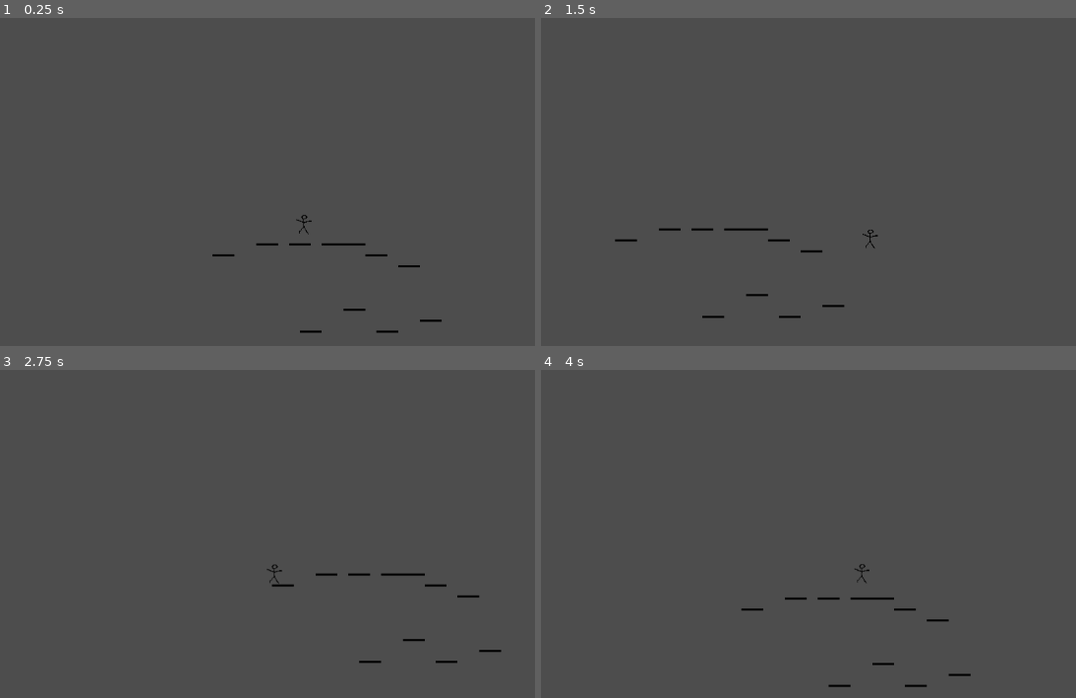
Above: before the commit, frames 1-4 (two rows, left to right).
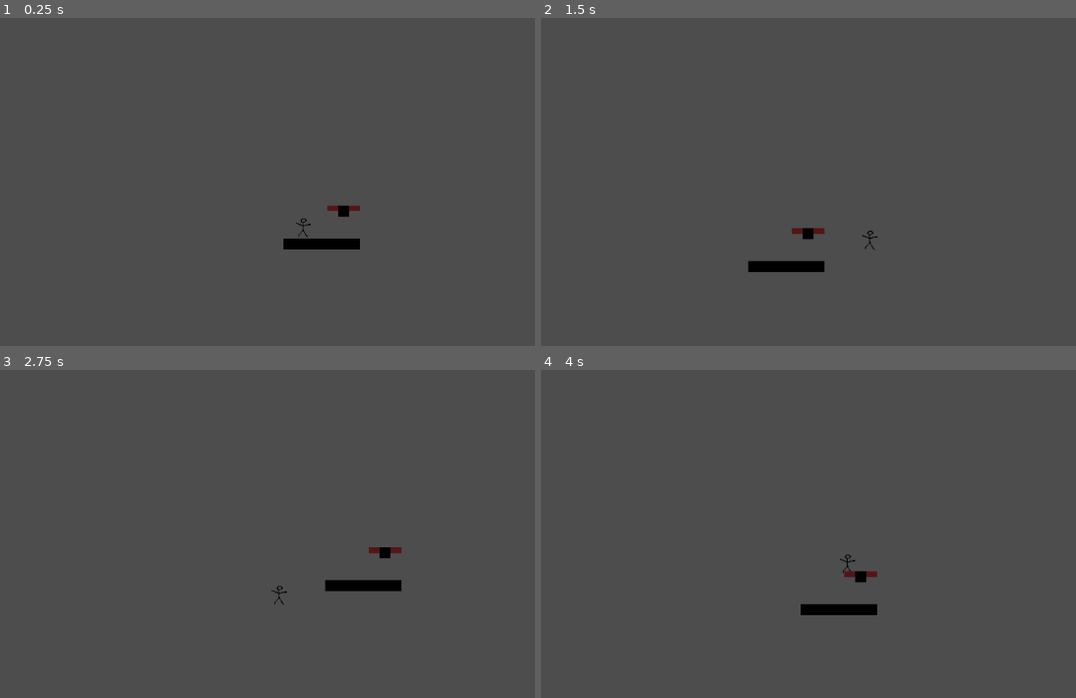
Above: after the commit, the same moments.

Repository: Slex736/CupHead-Fake-
Game: Godot game, scene res://Scenes/root.tscn
The game is run twice, just before and just after one commit, with the same random seed, the same clock (stepped at 60 frames per second) and the same inputs.
Inputs:
- Up to frame 1 (0.25 s): no input
- Up to frame 2 (1.5 s): hold D (Right) from 0.53 s (still down); tap Space (Jump) at 0.77 s
- Up to frame 3 (2.75 s): tap Space (Jump) at 1.52 s; release D (Right) at 2.03 s; hold A (Left) from 2.03 s (still down)
- Up to frame 4 (4 s): release A (Left) at 2.78 s; hold D (Right) from 2.78 s (still down); tap Space (Jump) at 3.02, 3.77 s

The runs differ from the first frame. In frame 1, 0.8% of the frame differs, in the area x 39-83%, y 57-97%; in frame 2, 1.0%; in frame 3, 1.1%, in the area x 49-94%, y 54-90%; in frame 4, 1.0%.

Commit message:
added some shi

Diff:
--- a/Scenes/root.tscn
+++ b/Scenes/root.tscn
@@ -2,15 +2,15 @@
 
 [ext_resource type="PackedScene" uid="uid://ehiesa0le1xy" path="res://Scenes/player.tscn" id="1_8pvmw"]
 [ext_resource type="PackedScene" uid="uid://b7k3ntj5a75gk" path="res://Scenes/death_zone.tscn" id="3_c3mwy"]
-[ext_resource type="Texture2D" uid="uid://bk130a0pcmn2o" path="res://Assets/Floor.png" id="3_vnucn"]
+[ext_resource type="Texture2D" uid="uid://dn2gabh72du3y" path="res://Assets/spritesheet.png" id="3_vnucn"]
 
 [sub_resource type="TileSetAtlasSource" id="TileSetAtlasSource_c3mwy"]
 texture = ExtResource("3_vnucn")
-texture_region_size = Vector2i(32, 32)
+0:0/0 = 0
+0:0/0/physics_layer_0/polygon_0/points = PackedVector2Array(-8, -8, 8, -8, 8, 8, 0, 8, -8, 8)
 0:1/0 = 0
-1:1/0 = 0
-0:0/0 = 0
-0:0/0/physics_layer_0/polygon_0/points = PackedVector2Array(-13.939052, 8.183573, 14.118911, 7.8238544, 13.759192, 11.241171, -14.118911, 10.881453)
+0:1/0/physics_layer_0/polygon_0/points = PackedVector2Array(-8, -8, 8, -8, 8, 0, 0, 0, -8, 0)
+0:1/0/physics_layer_0/polygon_0/one_way = true
 
 [sub_resource type="TileSet" id="TileSet_4g5cr"]
 physics_layer_0/collision_layer = 1
@@ -19,20 +19,20 @@
 [node name="Root" type="Node2D"]
 
 [node name="Player" parent="." instance=ExtResource("1_8pvmw")]
-position = Vector2(-2, -40)
+position = Vector2(-3, -17)
 
 [node name="View" type="Camera2D" parent="Player"]
-position = Vector2(2, 40)
+position = Vector2(3, 17)
 position_smoothing_enabled = true
+
+[node name="Death zone" parent="." instance=ExtResource("3_c3mwy")]
+position = Vector2(-1, 505)
 
 [node name="TileMap" type="TileMap" parent="."]
 tile_set = SubResource("TileSet_4g5cr")
 format = 2
 
-[node name="Layer1" type="TileMapLayer" parent="TileMap"]
+[node name="FrontGround" type="TileMapLayer" parent="TileMap"]
 use_parent_material = true
-tile_map_data = PackedByteArray("AAACAAAAAAAAAAAAAAAEAAAAAAAAAAAAAAAGAAEAAAAAAAAAAAAJAAIAAAAAAAAAAAALAAcAAAAAAAAAAAAHAAgAAAAAAAAAAAAEAAYAAAAAAAAAAAAAAAgAAAAAAAAAAAD8/wAAAAAAAAAAAAD4/wEAAAAAAAAAAAD//wAAAAAAAAAAAAA=")
+tile_map_data = PackedByteArray("AAD+/wAAAAAAAAAAAAD//wAAAAAAAAAAAAAAAAAAAAAAAAAAAAABAAAAAAAAAAAAAAACAAAAAAAAAAAAAAADAAAAAAAAAAAAAAAEAAAAAAAAAAAAAAAEAP3/AAAAAAEAAAADAP3/AAAAAAAAAAACAP3/AAAAAAEAAAA=")
 tile_set = SubResource("TileSet_4g5cr")
-
-[node name="Death zone" parent="." instance=ExtResource("3_c3mwy")]
-position = Vector2(-1, 505)
--- a/Scripts/death_zone.gd
+++ b/Scripts/death_zone.gd
@@ -1,5 +1,5 @@
 extends Area2D
 
 
-func PlayerInDeathZone(body: Node2D) -> void:
+func PlayerInDeathZone(_body: Node2D) -> void:
 	get_tree().reload_current_scene()
Binary file removed: Assets/Floor.png
Binary file added: Assets/Floorblock.png
Not shown, added: Assets/Floorblock.png.import
Binary file added: Assets/spritesheet.png
Not shown, changed: Assets/spritesheet.png.import
